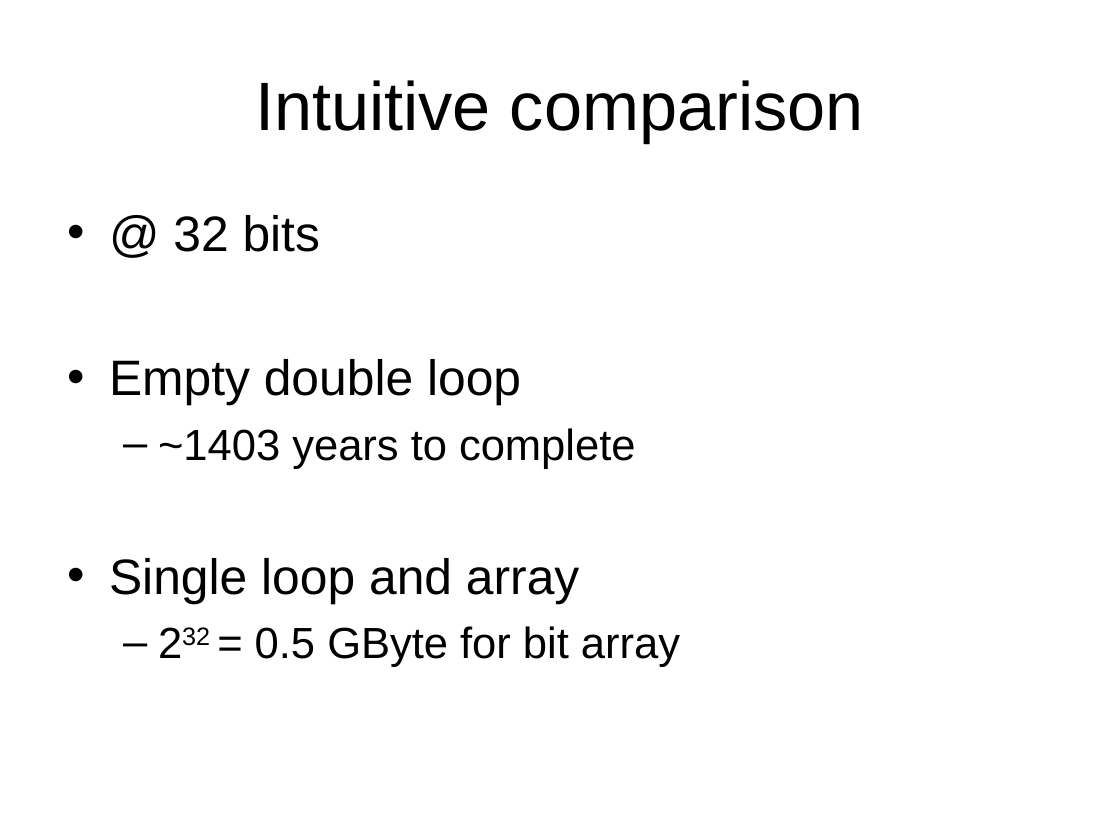
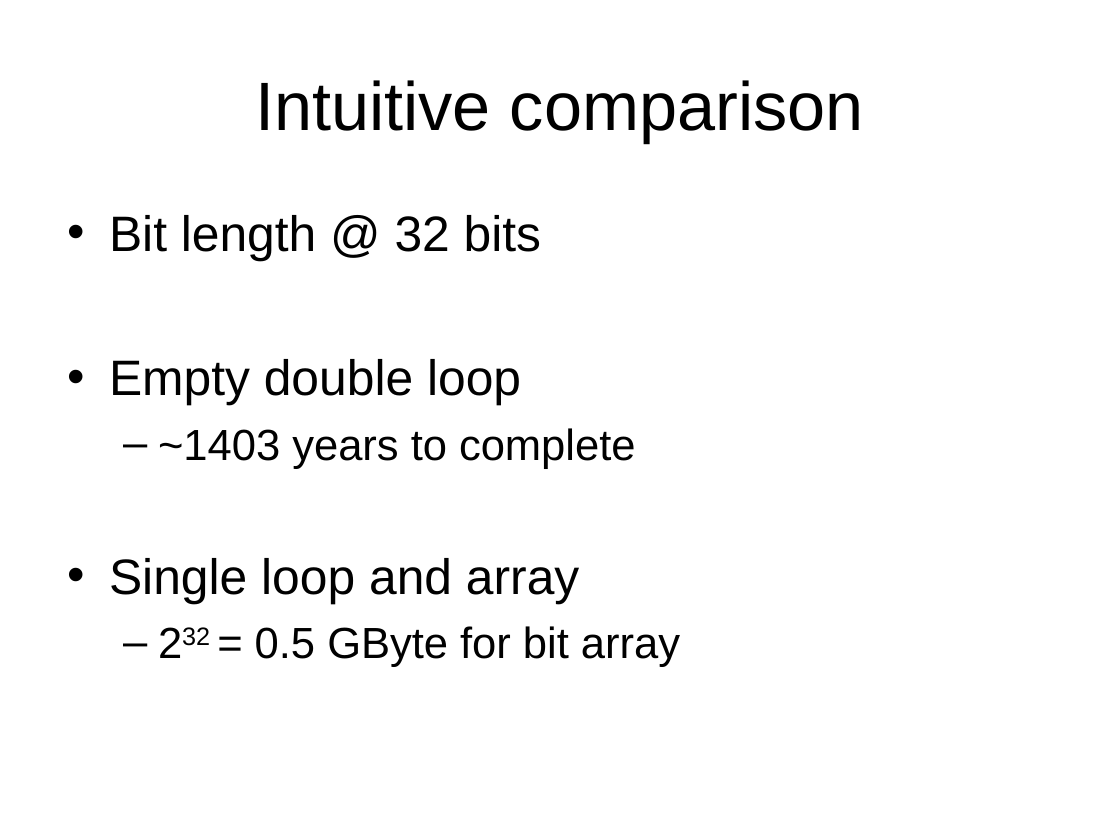
Before and after one commit to chenjiia/Thesis, a slide deck: slide 11 of thesis_presentation/presentation.ppt. Drawn at 1120x840 pixels with LibreOffice and Linux fonts; fonts in the diff are those of the drawing. Boxes give left, top, right and bottom in pixels: in the first picture for what was removed or moved away, otherwise in the second. Text is boxed around its words. In the diff, an @@ line names an element or a change of style, - is before the commit and + after.

```diff
--- a/thesis_presentation/presentation.ppt
+++ b/thesis_presentation/presentation.ppt
@@ text at [109,215,541,261]: text changed @@
-• @ 32 bits
+• Bit length @ 32 bits
```
Also in this commit, not shown: 9 other slides changed, 4 slides added, 1 slide removed.
